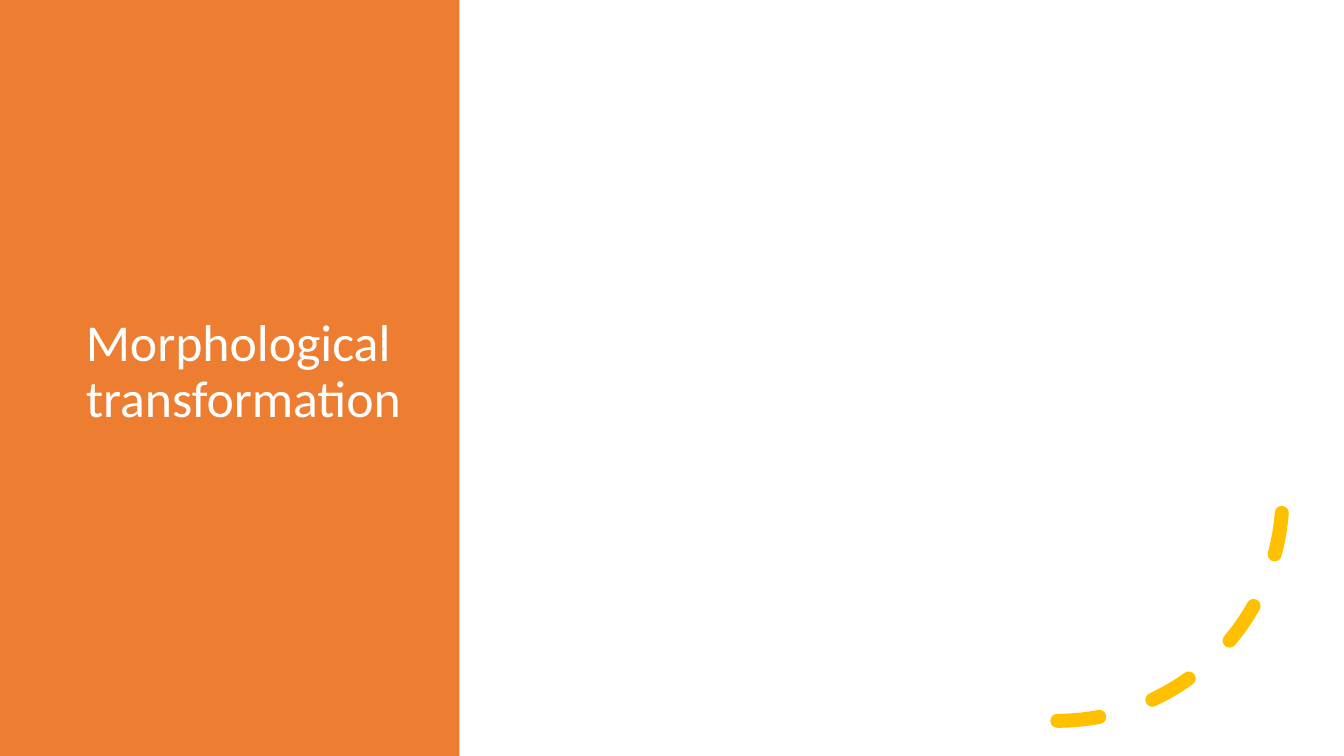
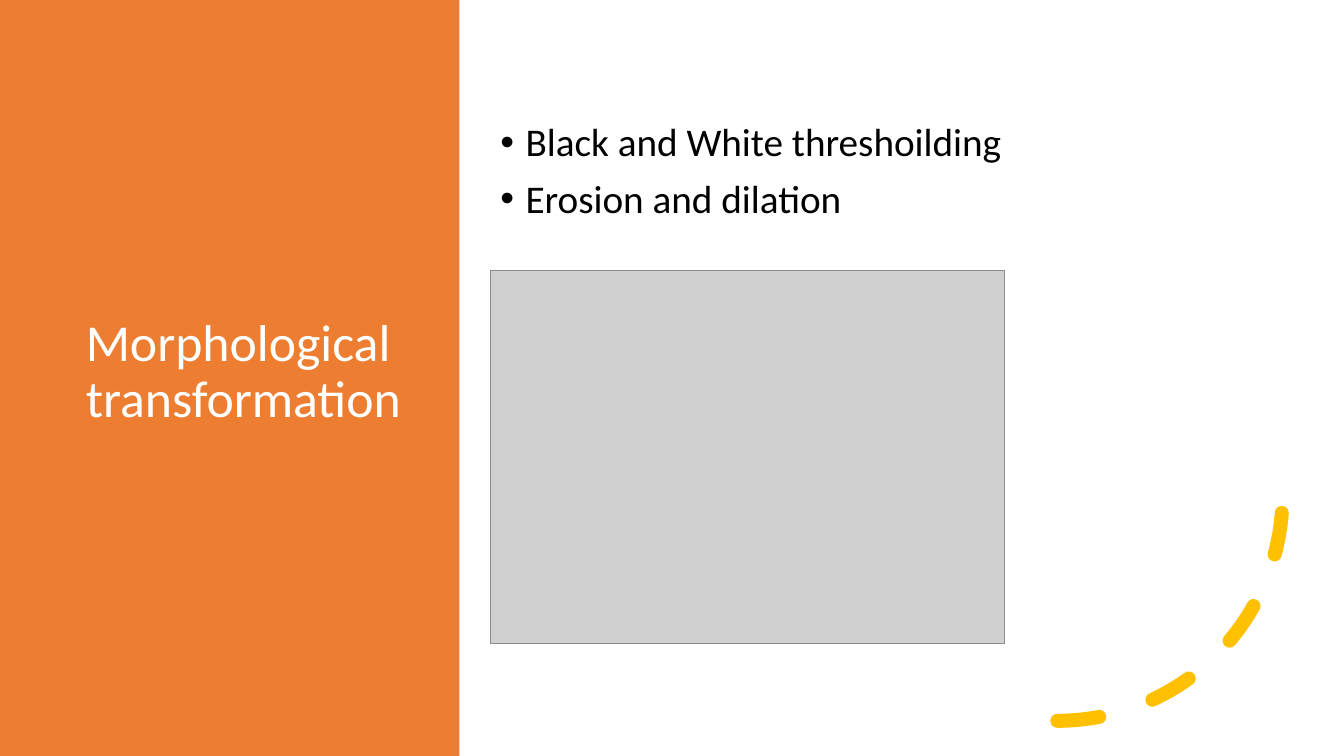
Before and after one commit to bidlekm/Captcha_Detection, a slide deck: slide 7 of Intro2IA_Mini_Project_complete/mini_project/presentation.pptm. Drawn at 1344x756 pixels with LibreOffice and Linux fonts; fonts in the diff are those of the drawing; grey boxes stand for pictures. Boxes give left, top, right and bottom in pixels: in the first picture for what was removed or moved away, otherwise in the second. Text is boxed around its words. In the diff, an @@ line names an element or a change of style, - is before the commit and + after.

```diff
--- a/Intro2IA_Mini_Project_complete/mini_project/presentation.pptm
+++ b/Intro2IA_Mini_Project_complete/mini_project/presentation.pptm
@@ text added at (526,128,1001,214), 28 pt, text #000000 @@
+• Black and White threshoilding
+• Erosion and dilation
@@ picture added at (490,271,1004,644) @@
```
Also in this commit, not shown: 4 other slides changed, 2 slides added, 2 slides removed.
